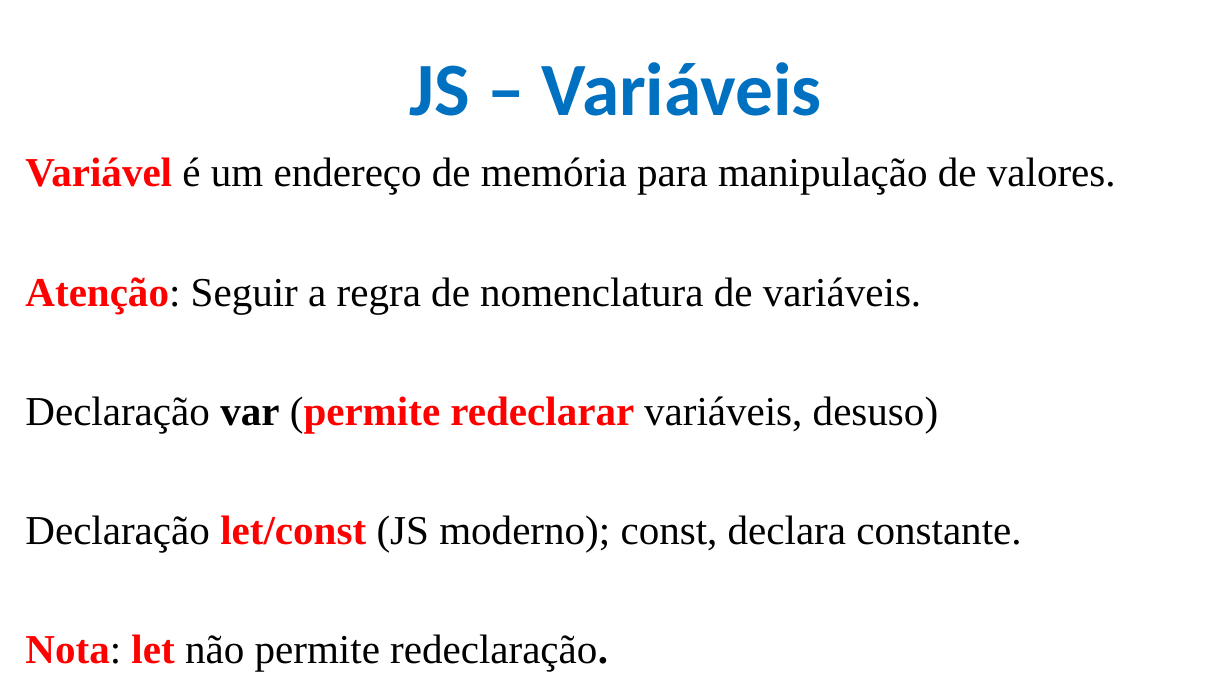
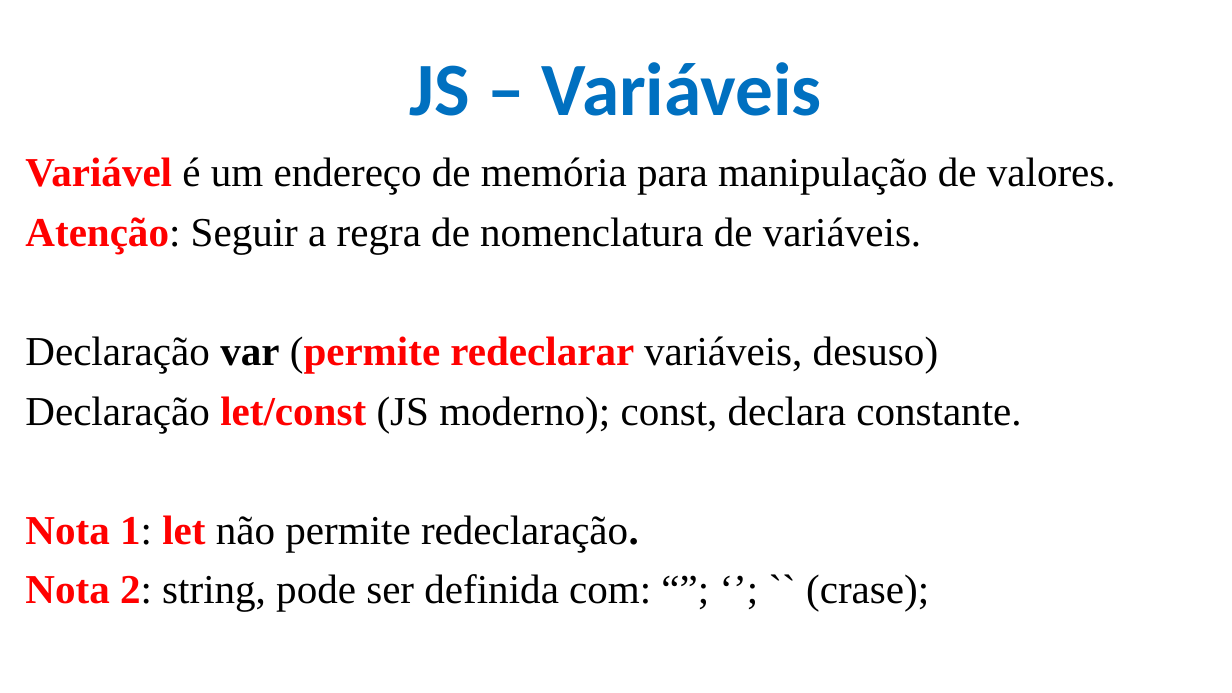
Before and after one commit to CloudEducationBrazil/WydenDesenvolvimentoWebPHP, a slide deck: slide 4 of 01 Classes/Aula 09 Desenvolvimento Web PHP - JS.pptx. Drawn at 1232x693 pixels with LibreOffice and Linux fonts; fonts in the diff are those of the drawing; background and template pictures are left out. Boxes give left, top, right and bottom in pixels: in the first picture for what was removed or moved away, otherwise in the second. Text is boxed around its words. In the diff, an @@ line names an element or a change of style, - is before the commit and + after.

```diff
--- a/01 Classes/Aula 09 Desenvolvimento Web PHP - JS.pptx
+++ b/01 Classes/Aula 09 Desenvolvimento Web PHP - JS.pptx
@@ text at <box>25,515,929,611</box>: text changed @@
-Nota: let não permite redeclaração.
+Nota 1: let não permite redeclaração.
+Nota 2: string, pode ser definida com: “”; ‘’; `` (crase);
```
Also in this commit, not shown: 1 other slide changed, 2 slides added, 1 other file.
